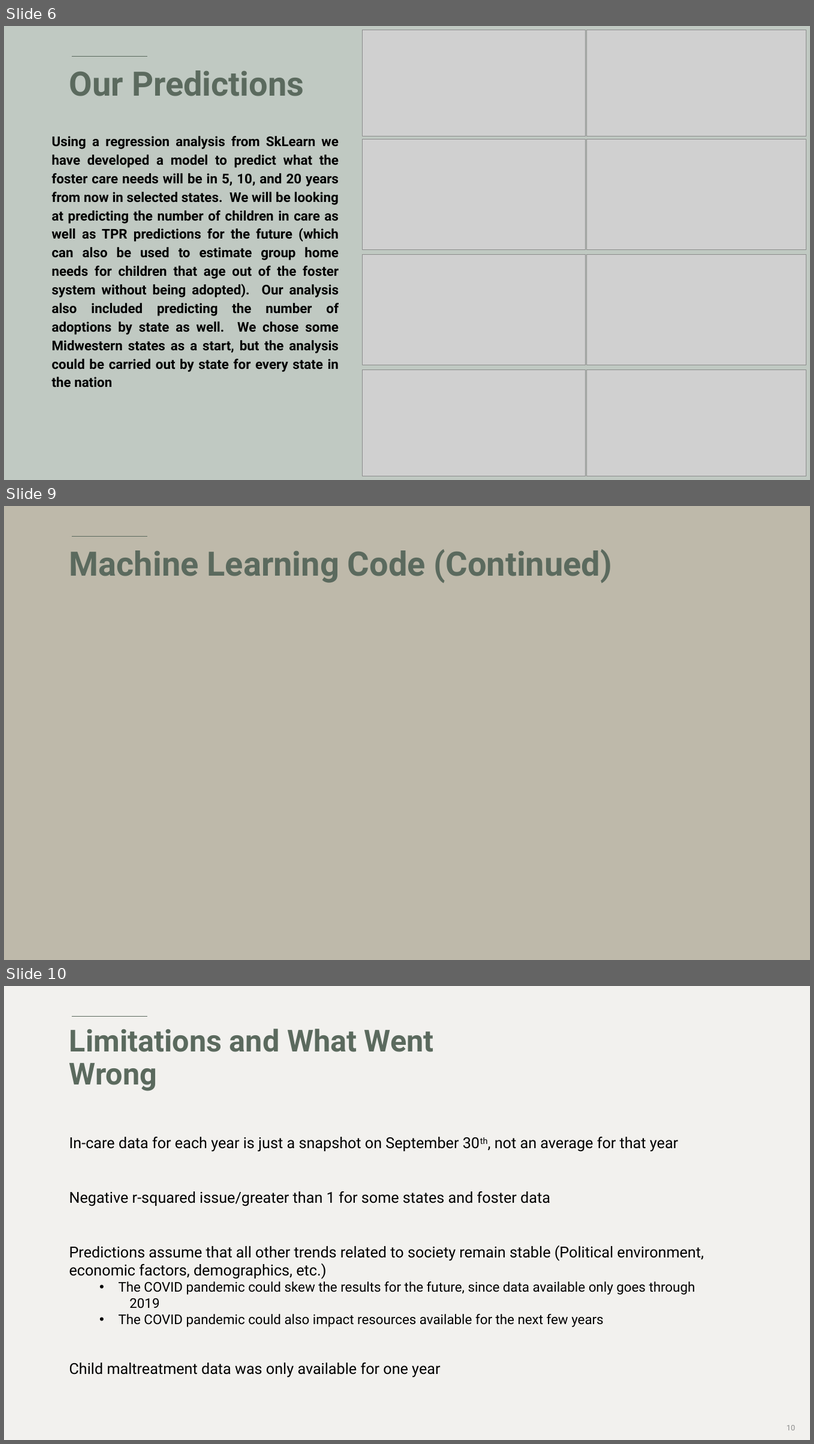
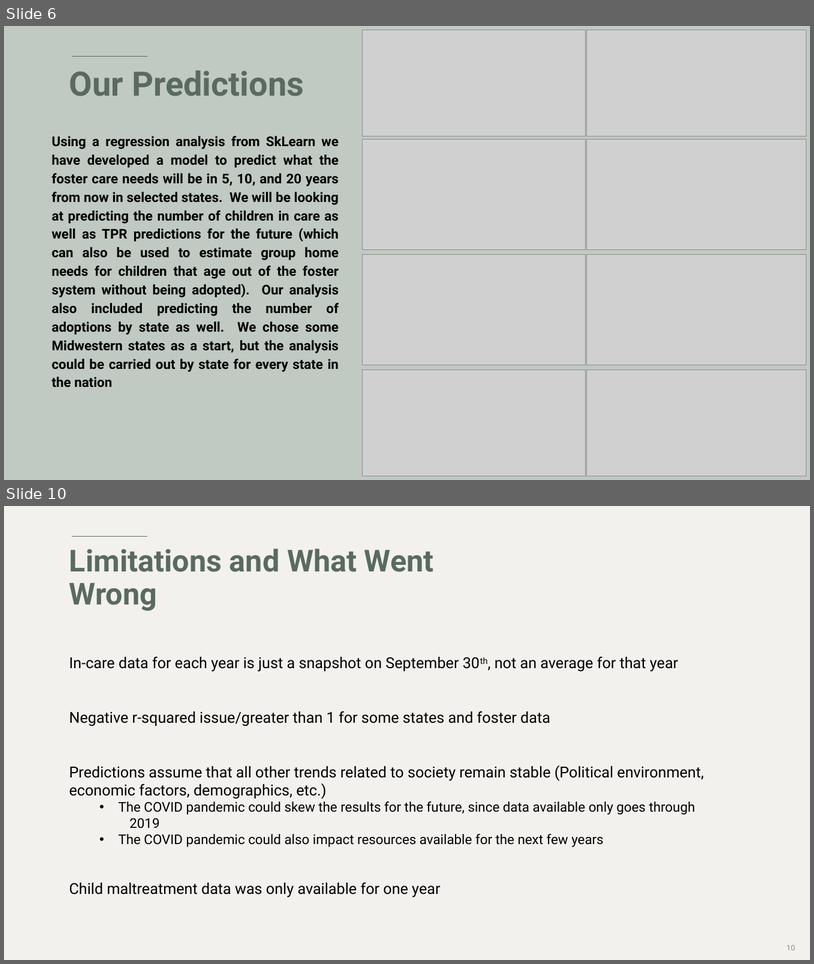
Before and after one commit to gemelodyyu/Trends-in-Foster-Care-and-Adoption, a slide deck: Power Point/Project 3-Trends in Foster Care.pptx. Shown one above the other, each under a label of ours: slides 6, 9 and 10 before the commit, slides 6 and 10 after it; the slides between them are not shown. The pictures are 814x1444 and 814x964 pixels, drawn with LibreOffice and Linux fonts; fonts in the diff are those of the drawing; grey boxes stand for pictures. Boxes give left, top, right and bottom in pixels: in the first picture for what was removed or moved away, otherwise in the second. Text is boxed around its words. In the diff, an @@ line names an element or a change of style, - is before the commit and + after.

```diff
--- a/Power Point/Project 3-Trends in Foster Care.pptx
+++ b/Power Point/Project 3-Trends in Foster Care.pptx
@@ slide 9 removed at [4, 506, 810, 960], background #BEB9AA; not listed: 1 template element that a slide beside it also shows @@
@@ title removed at [69, 549, 612, 583] @@
-Machine Learning Code (Continued)
```
Also in this commit, not shown: 3 slides changed, 1 slide added.
